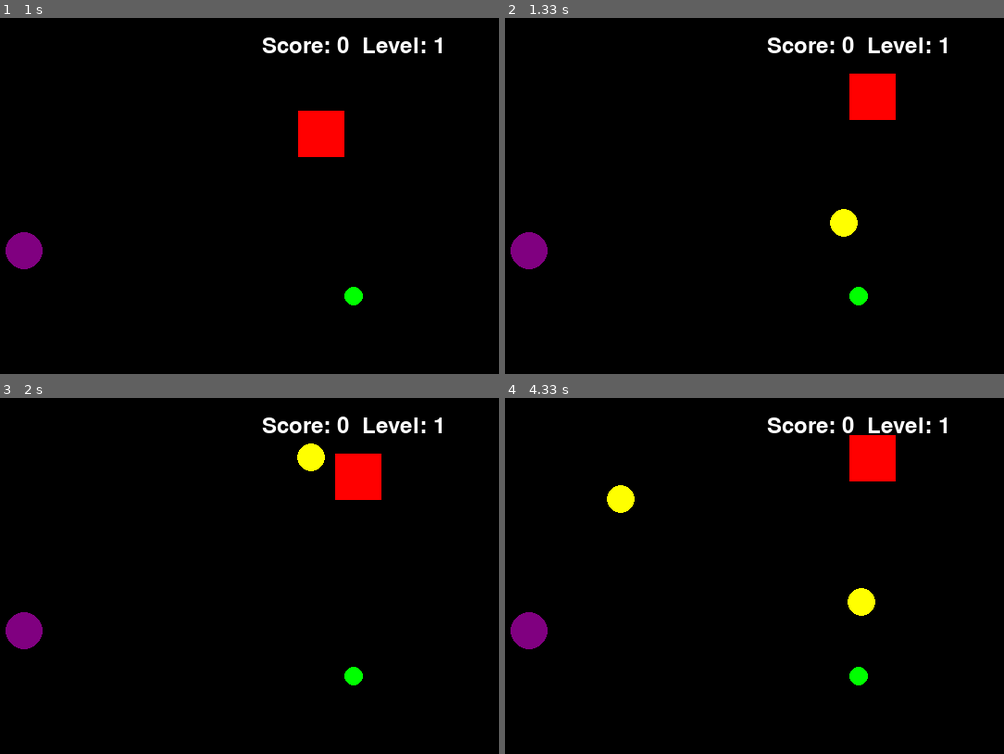
Above: before the commit, frames 1-4 (two rows, left to right).
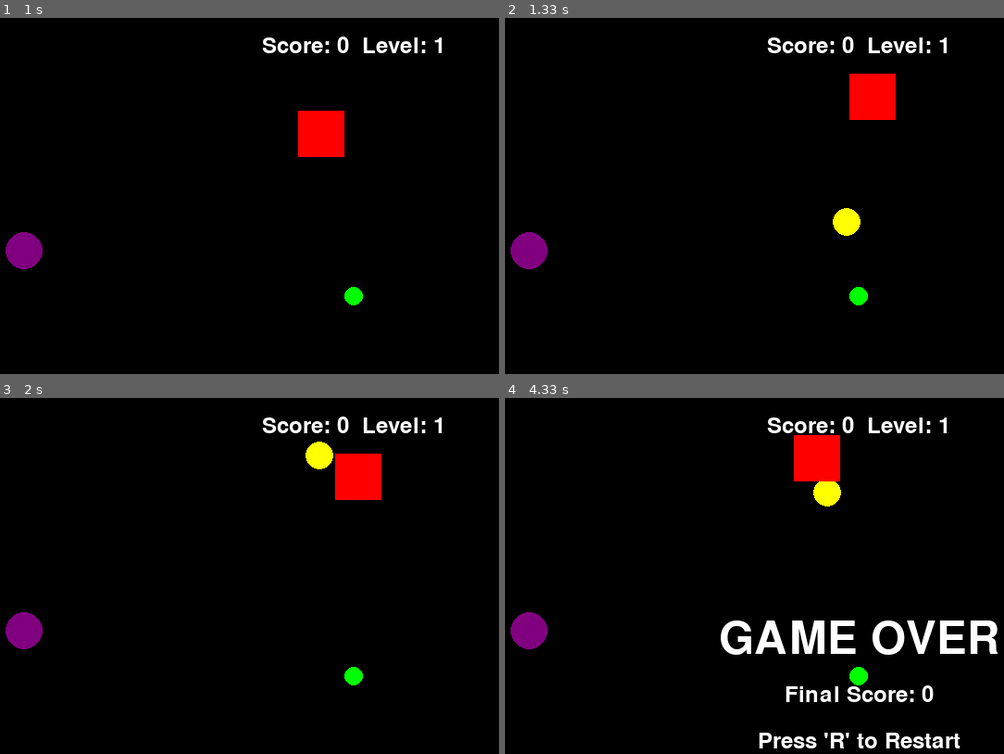
Above: after the commit, the same moments.

Repository: ThatDott/The-Last-Bluebook
Game: pygame game, started from pygame_template.py
Same seed, same stepped clock (60 frames per second), same inputs: the game is played once before the commit and once after it.
Inputs:
- Up to frame 1 (1 s): hold Right 0.33-0.8 s; hold Up from 0.83 s (still down)
- Up to frame 2 (1.33 s): release Up at 1.13 s; hold Right from 1.17 s (still down)
- Up to frame 3 (2 s): release Right at 1.63 s; hold Left from 1.67 s (still down)
- Up to frame 4 (4.33 s): release Left at 2.2 s; hold Down 2.23-2.53 s; hold Left 2.57-2.97 s; hold Up 3-3.37 s; hold Right 3.4-4.03 s

Frame 1 is identical in both runs. In frame 2, less than 0.1% of the frame differs, in the area x 65-72%, y 53-62%; in frame 3, 0.3%; in frame 4, 7.5%, in the area x 20-99%, y 10-99%.

Commit message:
feat: add randomized projectile trajectories

Diff:
--- a/pygame_template.py
+++ b/pygame_template.py
@@ -67,6 +67,7 @@
 last_projectile_time = time.time()
 base_projectile_interval = 1.0  # Base interval (1 projectile per second)
 projectile_interval = base_projectile_interval  # Current interval
+max_angle_deviation = 45  # Maximum angle deviation in degrees (±45° = 90° total range)
 
 # Point object variables
 point_pos = [0, 0]
@@ -81,11 +82,17 @@
         # Calculate direction vector toward player
         dx = target_x - self.x
         dy = target_y - self.y
-        distance = max(1, math.sqrt(dx*dx + dy*dy))  # Avoid division by zero
-
-        # Normalize the direction vector
-        self.dx = (dx / distance) * projectile_speed
-        self.dy = (dy / distance) * projectile_speed
+
+        # Calculate the angle to the player
+        base_angle = math.atan2(dy, dx)
+
+        # Add random deviation within ±max_angle_deviation degrees
+        angle_deviation = math.radians(random.uniform(-max_angle_deviation, max_angle_deviation))
+        final_angle = base_angle + angle_deviation
+
+        # Calculate new direction vector with the randomized angle
+        self.dx = math.cos(final_angle) * projectile_speed
+        self.dy = math.sin(final_angle) * projectile_speed
 
     def update(self):
         self.x += self.dx
